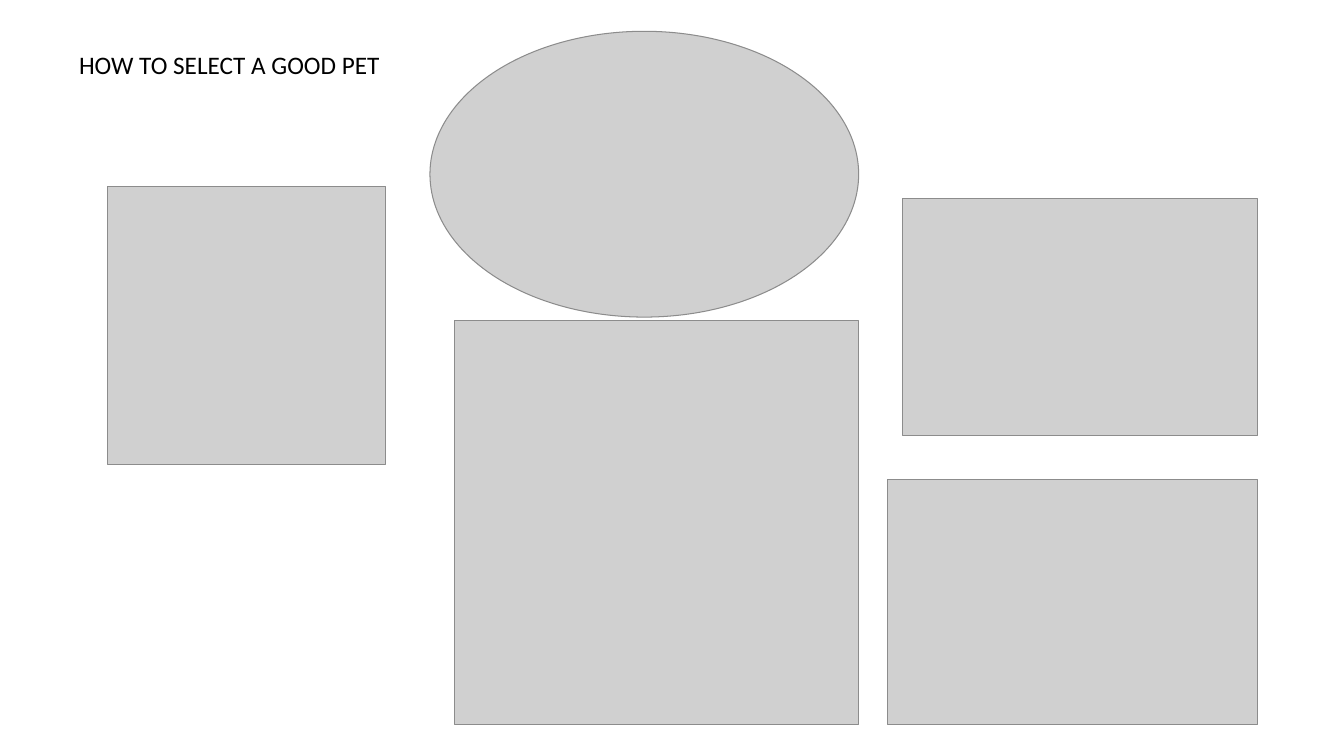
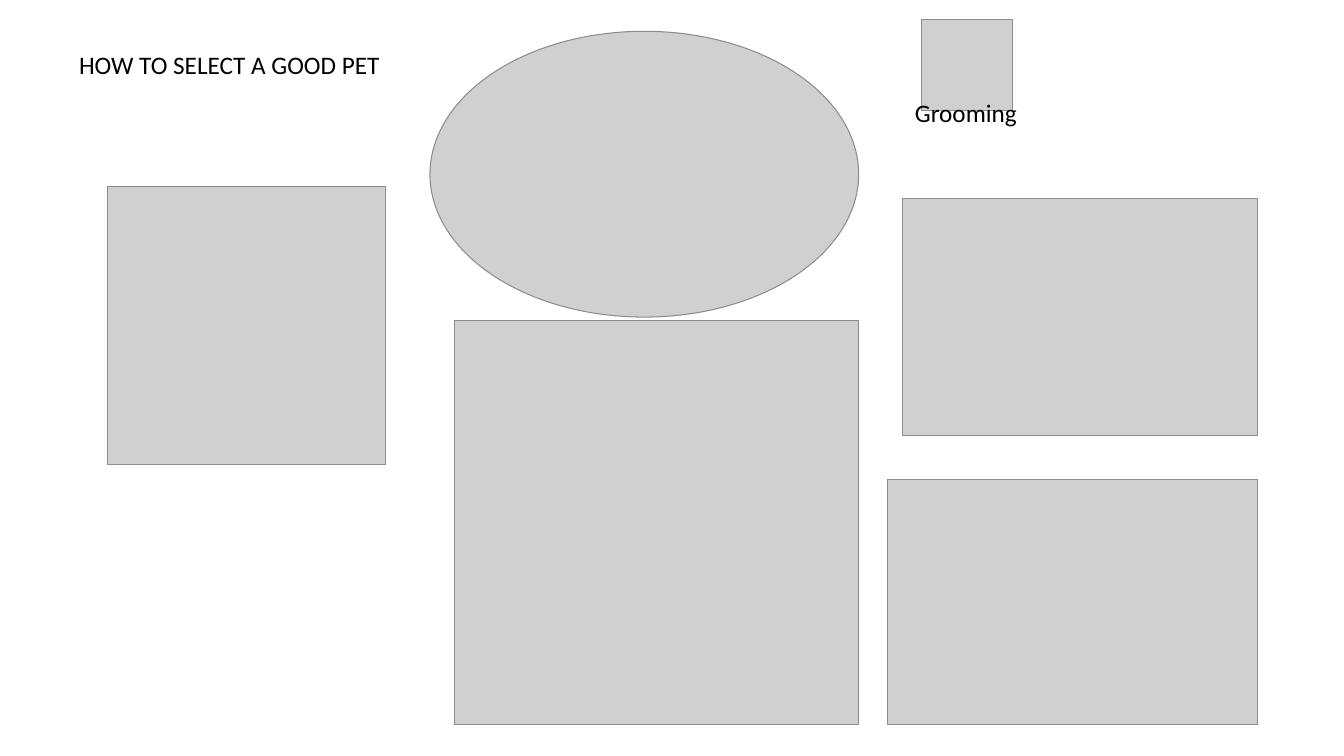
Before and after one commit to Drose001/CIS133DA, a slide deck: slide 6 of week6/ADogLife.pptx (slide 5 before the commit). Drawn at 1344x756 pixels with LibreOffice and Linux fonts; fonts in the diff are those of the drawing; grey boxes stand for pictures. Boxes give left, top, right and bottom in pixels: in the first picture for what was removed or moved away, otherwise in the second. Text is boxed around its words. In the diff, an @@ line names an element or a change of style, - is before the commit and + after.

```diff
--- a/week6/ADogLife.pptx
+++ b/week6/ADogLife.pptx
@@ picture added at (x1=922, y1=20, x2=1012, y2=111) @@
@@ text added at (x1=915, y1=101, x2=1017, y2=128), 18 pt, text #000000 @@
+Grooming
```
Also in this commit, not shown: 3 other slides changed, 2 slides added, 1 slide removed.
